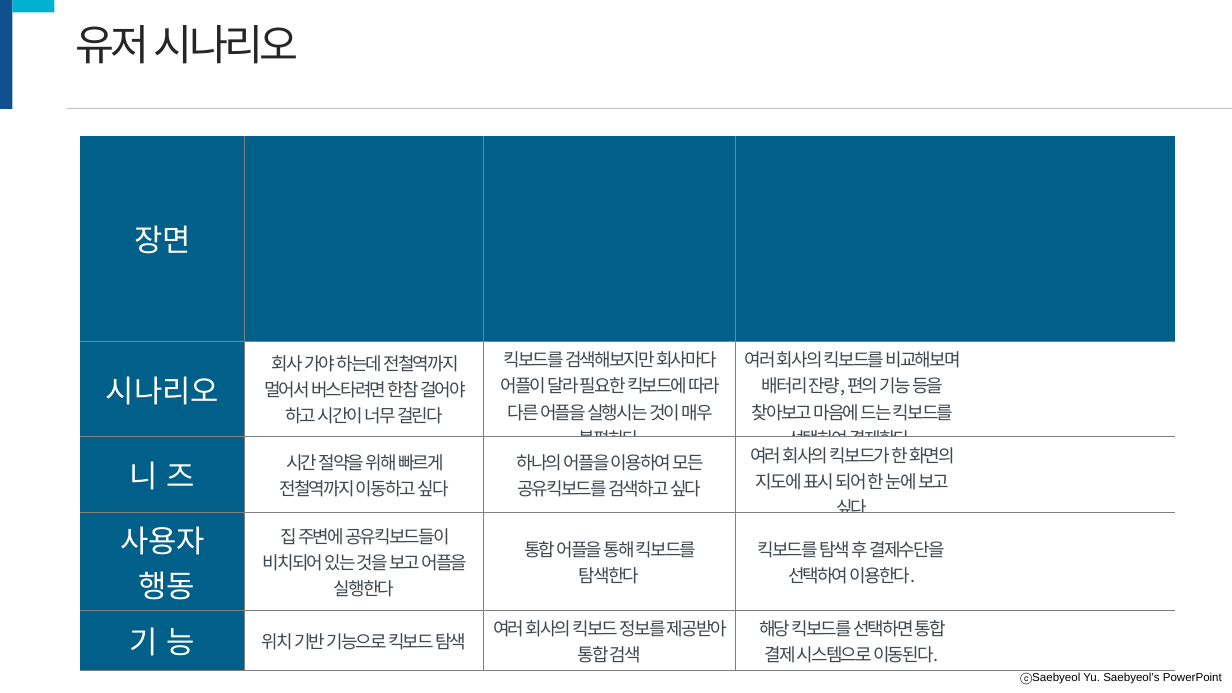
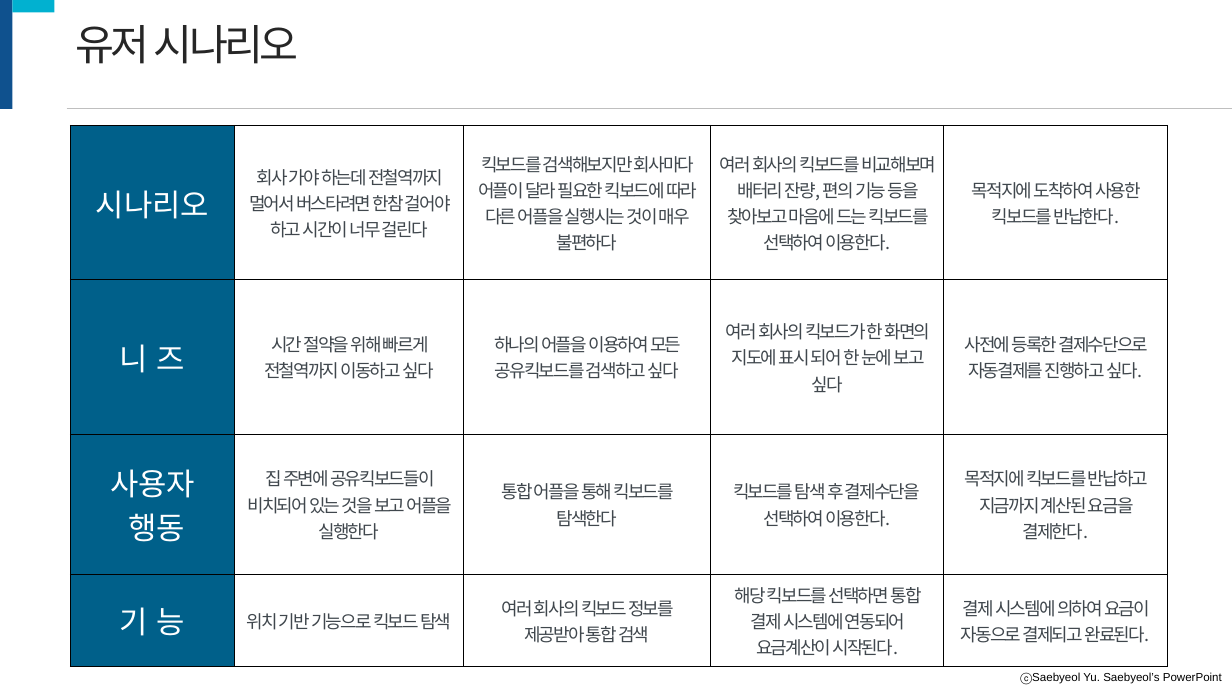
Before and after one commit to charon610/project06, a slide deck: slide 6 of UX(박성원 초안).pptx. Drawn at 1232x693 pixels with LibreOffice and Linux fonts; fonts in the diff are those of the drawing. Boxes give left, top, right and bottom in pixels: in the first picture for what was removed or moved away, otherwise in the second. Text is boxed around its words. In the diff, an @@ line names an element or a change of style, - is before the commit and + after.

Commit message:
시나리오 보강

```diff
--- a/UX(박성원 초안).pptx
+++ b/UX(박성원 초안).pptx
@@ table at (70,126,1167,667) @@
-row 1: 장면 |  |  |  | 
-row 2: 시나리오 | 회사 가야 하는데 전철역까지 멀어서 버스타려면 한참 걸어야 하고 시간이 너무 걸린다 | 킥보드를 검색해보지만 회사마다 어플이 달라 필요한 킥보드에 따라 다른 어플을 실행시는 것이 매우 불편하다 | 여러 회사의 킥보드를 비교해보며 배터리 잔량, 편의 기능 등을 찾아보고 마음에 드는 킥보드를 선택하여 결제한다. | 
-row 3: 니 즈 | 시간 절약을 위해 빠르게 전철역까지 이동하고 싶다 | 하나의 어플을 이용하여 모든 공유킥보드를 검색하고 싶다 | 여러 회사의 킥보드가 한 화면의 지도에 표시 되어 한 눈에 보고 싶다 | 
-row 4: 사용자 / 행동 | 집 주변에 공유킥보드들이 비치되어 있는 것을 보고 어플을 실행한다 | 통합 어플을 통해 킥보드를 탐색한다 | 킥보드를 탐색 후 결제수단을 선택하여 이용한다. | 
-row 5: 기 능 | 위치 기반 기능으로 킥보드 탐색 | 여러 회사의 킥보드 정보를 제공받아 통합 검색 | 해당 킥보드를 선택하면 통합 결제 시스템으로 이동된다. | 
+row 1: 시나리오 | 회사 가야 하는데 전철역까지 멀어서 버스타려면 한참 걸어야 하고 시간이 너무 걸린다 | 킥보드를 검색해보지만 회사마다 어플이 달라 필요한 킥보드에 따라 다른 어플을 실행시는 것이 매우 불편하다 | 여러 회사의 킥보드를 비교해보며 배터리 잔량, 편의 기능 등을 찾아보고 마음에 드는 킥보드를 선택하여 이용한다. | 목적지에 도착하여 사용한 킥보드를 반납한다.
+row 2: 니 즈 | 시간 절약을 위해 빠르게 전철역까지 이동하고 싶다 | 하나의 어플을 이용하여 모든 공유킥보드를 검색하고 싶다 | 여러 회사의 킥보드가 한 화면의 지도에 표시 되어 한 눈에 보고 싶다 | 사전에 등록한 결제수단으로 자동결제를 진행하고 싶다.
+row 3: 사용자 / 행동 | 집 주변에 공유킥보드들이 비치되어 있는 것을 보고 어플을 실행한다 | 통합 어플을 통해 킥보드를 탐색한다 | 킥보드를 탐색 후 결제수단을 선택하여 이용한다. | 목적지에 킥보드를 반납하고 지금까지 계산된 요금을 결제한다.
+row 4: 기 능 | 위치 기반 기능으로 킥보드 탐색 | 여러 회사의 킥보드 정보를 제공받아 통합 검색 | 해당 킥보드를 선택하면 통합 결제 시스템에 연동되어 요금계산이 시작된다. | 결제 시스템에 의하여 요금이 자동으로 결제되고 완료된다.
@@ table: place and size @@
-table at (80,136,1176,671)
+table at (70,126,1167,667)
```
